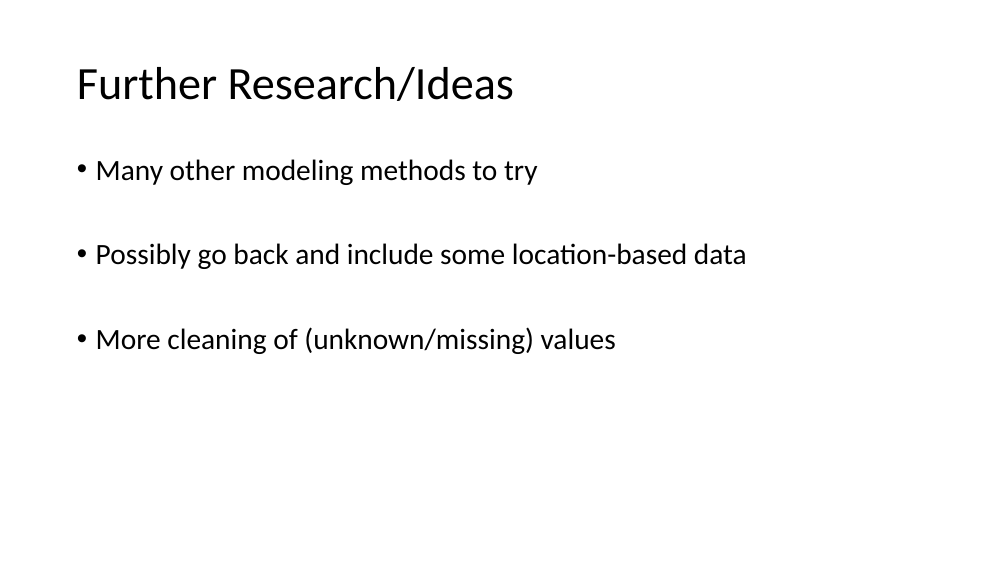
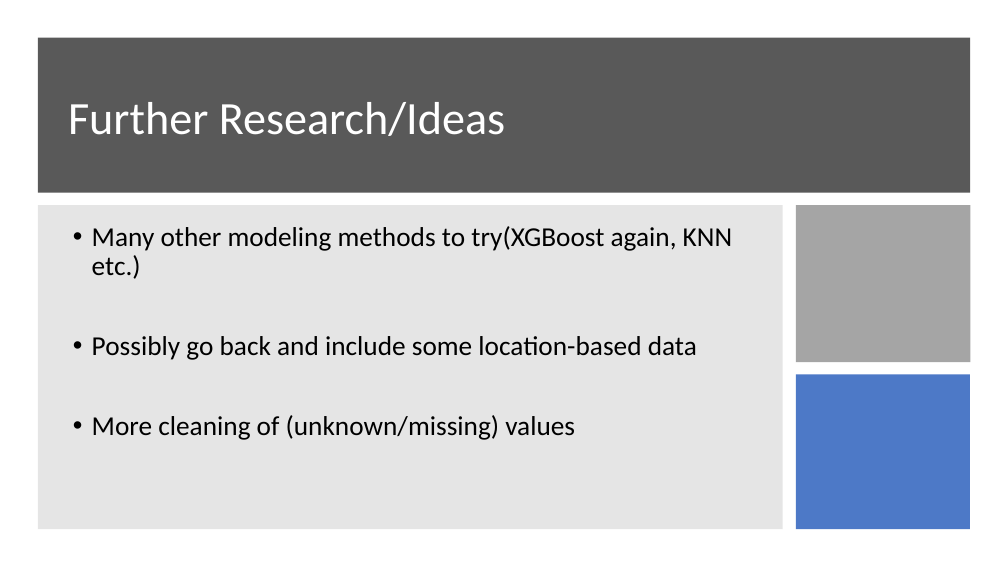
Before and after one commit to scharpham/Springboard, a slide deck: slide 15 of Capstone2/capstone2/reports/Predicting Accident Severity.pptx. Drawn at 1008x567 pixels with LibreOffice and Linux fonts; fonts in the diff are those of the drawing. Boxes give left, top, right and bottom in pixels: in the first picture for what was removed or moved away, otherwise in the second. Text is boxed around its words. In the diff, an @@ line names an element or a change of style, - is before the commit and + after.

```diff
--- a/Capstone2/capstone2/reports/Predicting Accident Severity.pptx
+++ b/Capstone2/capstone2/reports/Predicting Accident Severity.pptx
@@ rectangle added at bbox=[38, 38, 970, 193], fill #595959 @@
@@ title "Further Research/Ideas": place and size @@
-title "Further Research/Ideas" at bbox=[77, 67, 514, 101]
+title "Further Research/Ideas" at bbox=[68, 102, 505, 136]
@@ title "Further Research/Ideas" at bbox=[68, 102, 505, 136]: text colour #000000 to #FFFFFF @@
@@ rectangle added at bbox=[38, 205, 783, 529], fill #808080 at 20% opacity @@
@@ rectangle added at bbox=[796, 205, 971, 362], fill #A5A5A5 @@
@@ text "Many other modeling methods to ...": place and size @@
-text "Many other modeling methods to ..." at bbox=[96, 159, 747, 354]
+text "Many other modeling methods to ..." at bbox=[92, 226, 732, 440]
@@ text "Many other modeling methods to ..." at bbox=[92, 226, 732, 440]: vertical alignment top to middle @@
@@ text at bbox=[92, 226, 732, 279]: text changed; size 28 to 26 pt @@
-• Many other modeling methods to try
+• Many other modeling methods to try(XGBoost again, KNN etc.)
@@ text at bbox=[92, 336, 697, 440]: size 28 to 26 pt in "Possibly go back and include some location-based ...", "More cleaning of (unknown/missing) values" @@
@@ rectangle added at bbox=[796, 374, 970, 529], fill #4472C4 at 95% opacity @@
```
Also in this commit, not shown: 13 other slides changed.
